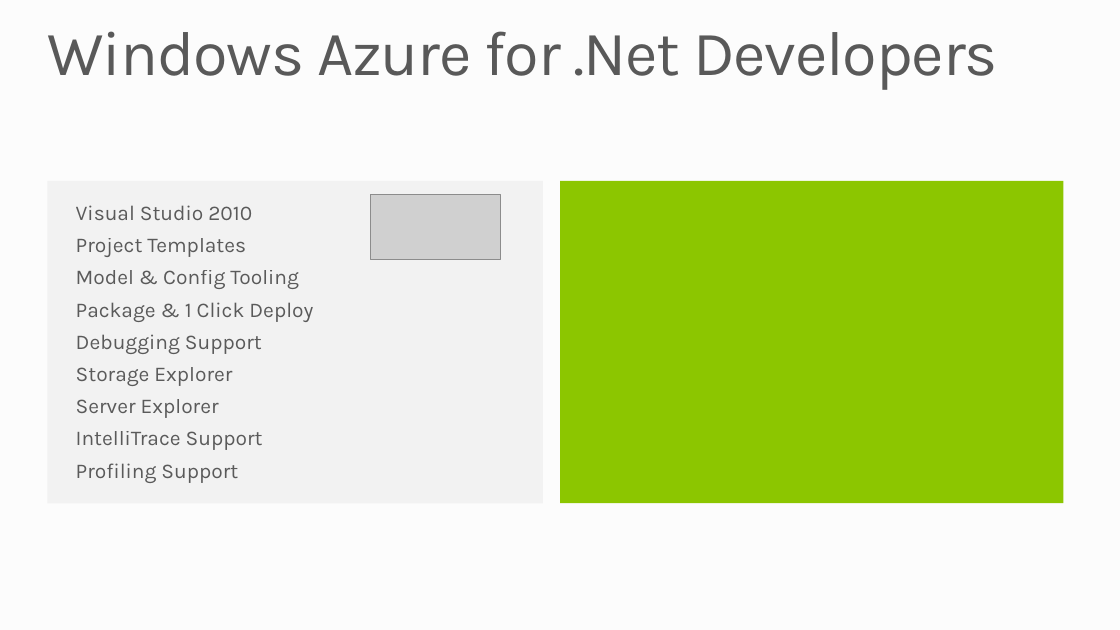
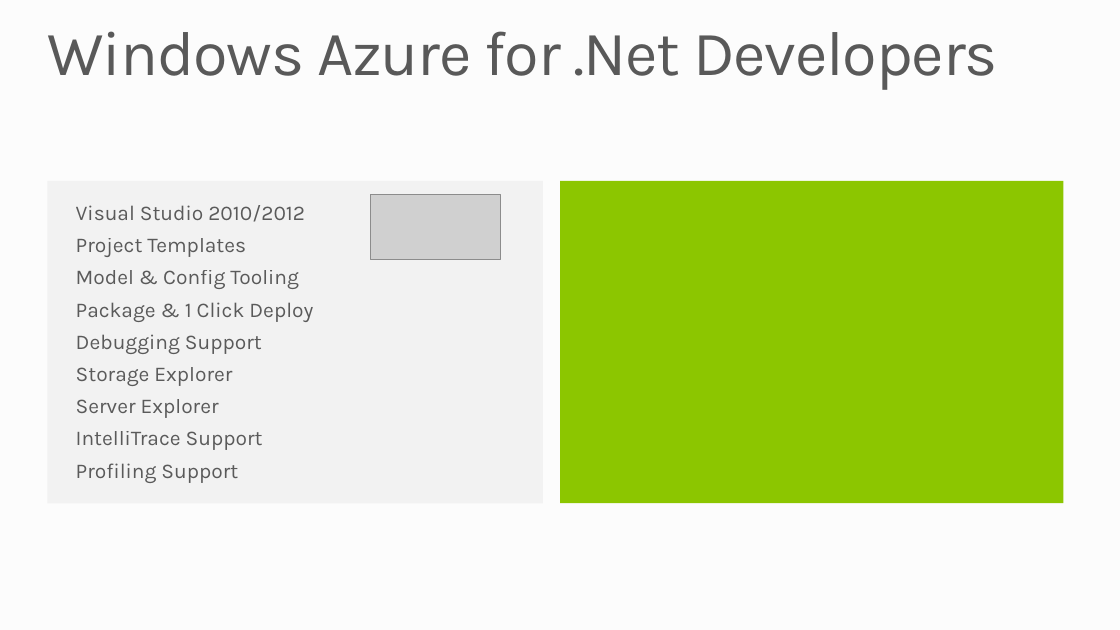
Before and after one commit to mwasham/WATK-Presentations, a slide deck: slide 13 of WindowsAzureCompute/WindowsAzureCompute.pptx. Drawn at 1120x630 pixels with LibreOffice and Linux fonts; fonts in the diff are those of the drawing; grey boxes stand for pictures; background and template pictures are left out. Boxes give left, top, right and bottom in pixels: in the first picture for what was removed or moved away, otherwise in the second. Text is boxed around its words. In the diff, an @@ line names an element or a change of style, - is before the commit and + after.

```diff
--- a/WindowsAzureCompute/WindowsAzureCompute.pptx
+++ b/WindowsAzureCompute/WindowsAzureCompute.pptx
@@ text at box(76, 205, 305, 222): text changed @@
-Visual Studio 2010
+Visual Studio 2010/2012
```
Also in this commit, not shown: 2 other slides changed, 1 other file.
